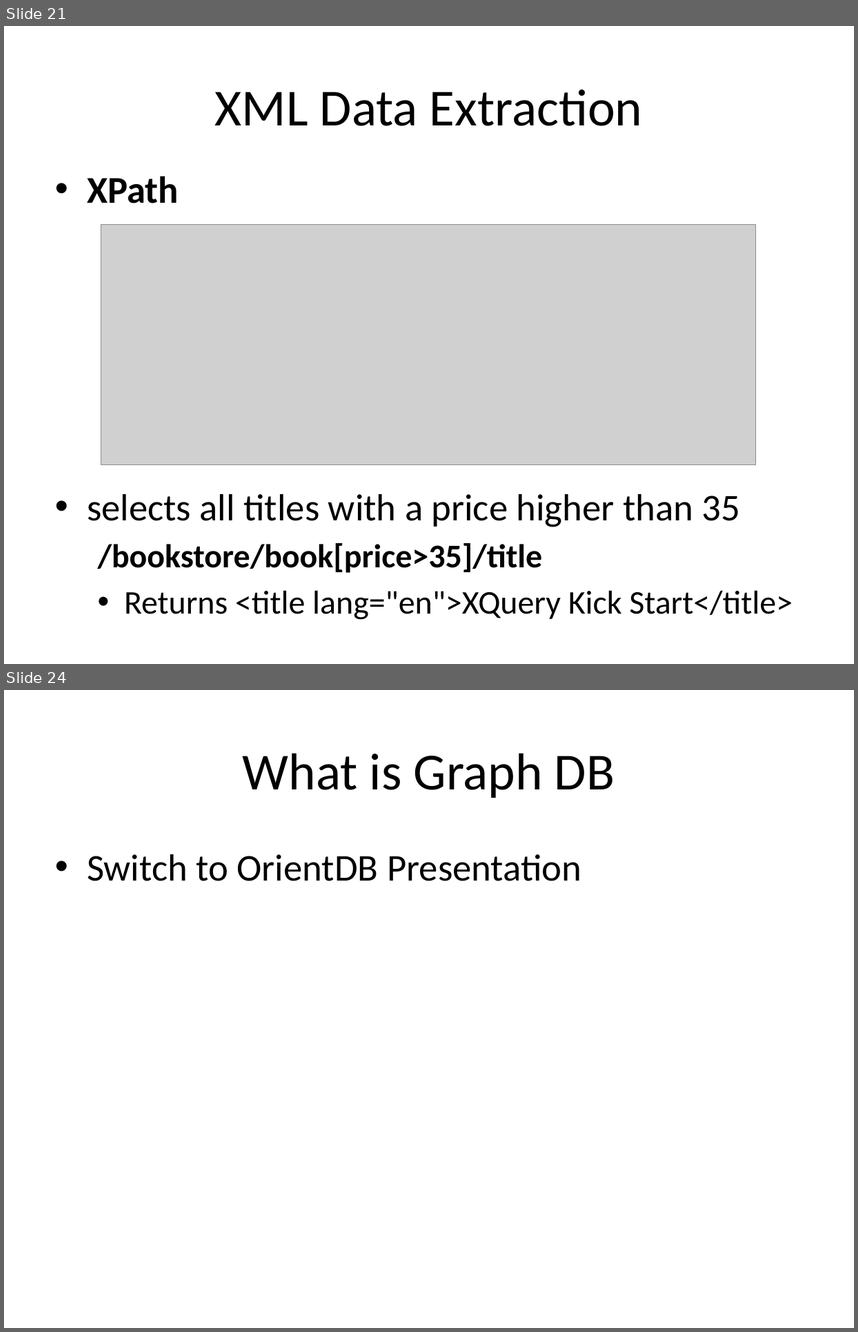
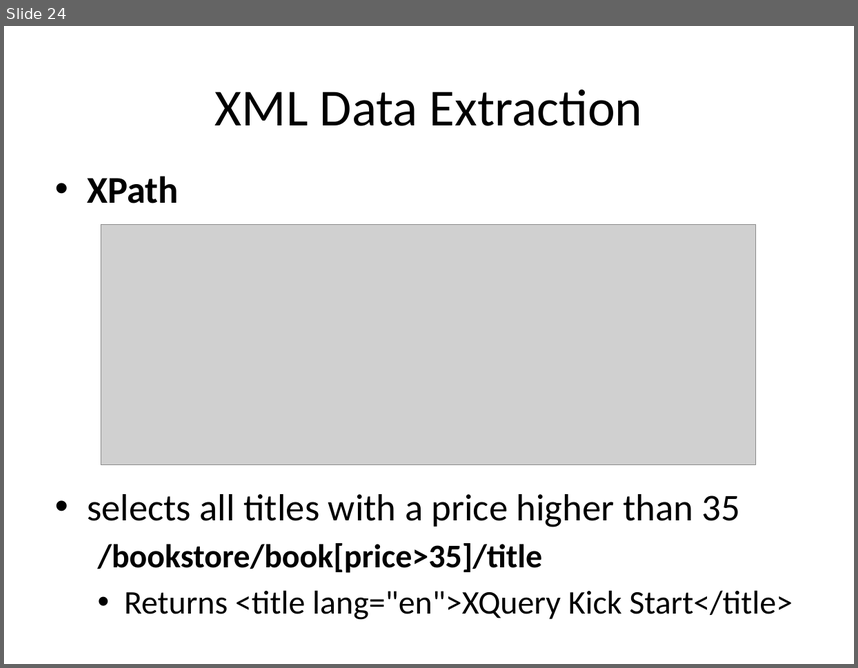
Before and after one commit to UUDeCART/NoSQL, a slide deck: NoSQL.pptx. Shown one above the other, each under a label of ours: slides 21 and 24 before the commit, slide 24 after it; the slides between them are not shown. The pictures are 858x1332 and 858x668 pixels, drawn with LibreOffice and Linux fonts; fonts in the diff are those of the drawing; grey boxes stand for pictures. Boxes give left, top, right and bottom in pixels: in the first picture for what was removed or moved away, otherwise in the second. Text is boxed around its words. In the diff, an @@ line names an element or a change of style, - is before the commit and + after.

Commit message:
DeCART First Half Day Files
NoSQL Topics
OrientDB Graph & MongoDB

```diff
--- a/NoSQL.pptx
+++ b/NoSQL.pptx
@@ slide 24 removed at [4,690,854,1328], background #FFFFFF @@
@@ title removed at [243,753,615,798] @@
-What is Graph DB
@@ text removed at [87,854,582,881] @@
-• Switch to OrientDB Presentation
@@ what was slide 21 is now slide 24 @@
```
Also in this commit, not shown: 11 slides changed, 4 slides added, 7 other files.
